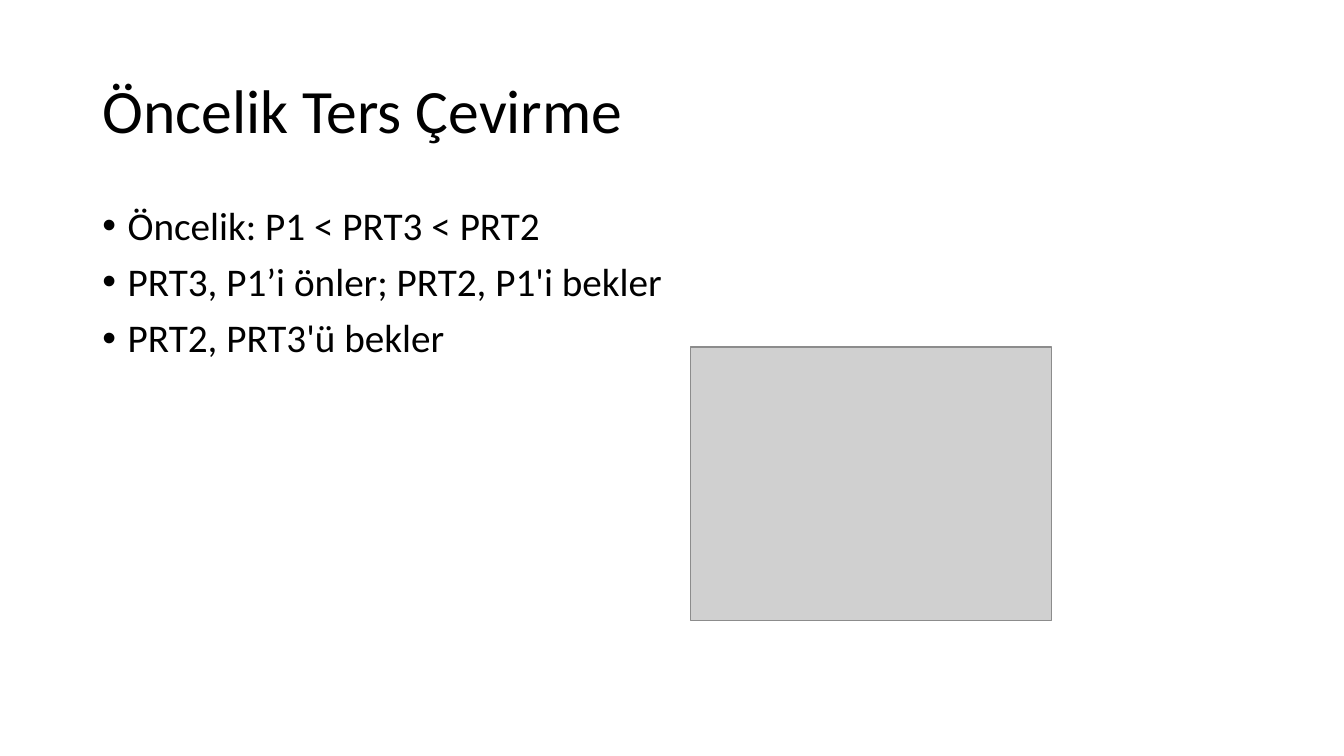
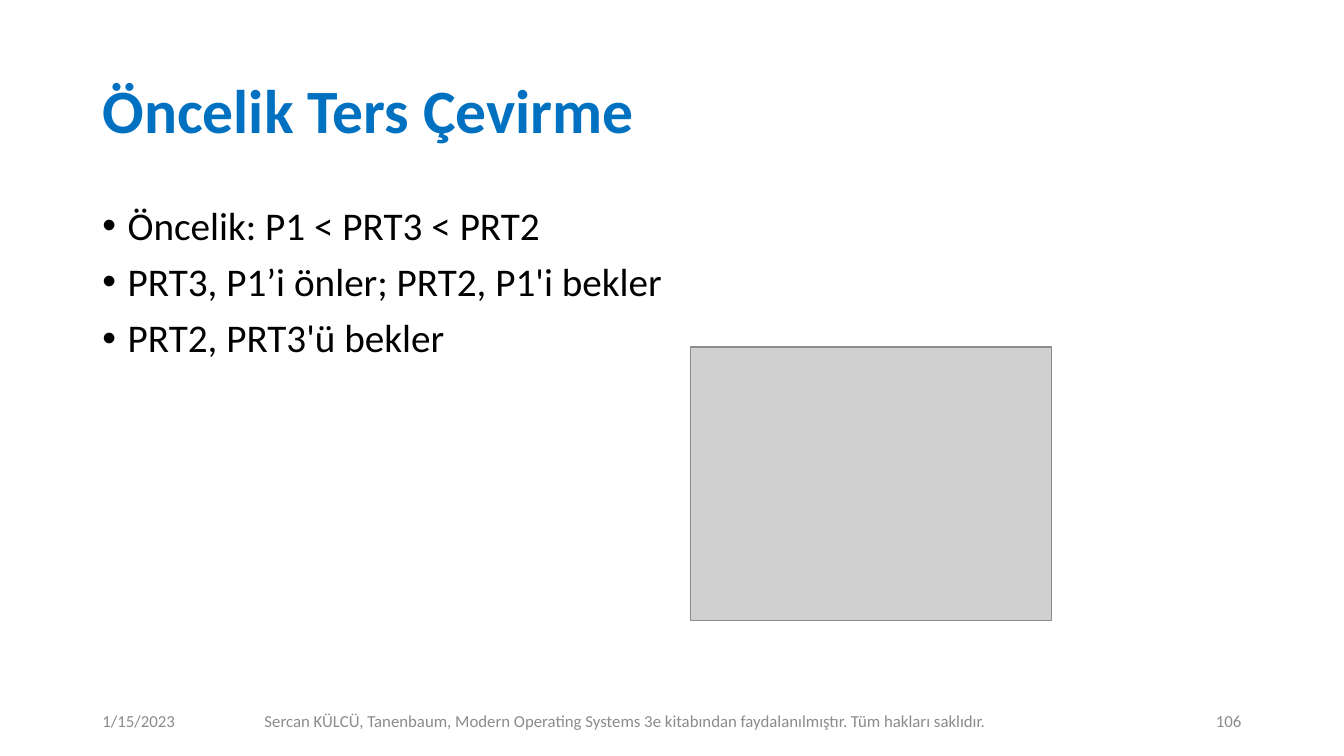
Before and after one commit to sercankulcu/sercankulcu.github.io, a slide deck: slide 106 of files/os/2_Bolum_2_Surecler.pptx. Drawn at 1344x756 pixels with LibreOffice and Linux fonts; fonts in the diff are those of the drawing; grey boxes stand for pictures. Boxes give left, top, right and bottom in pixels: in the first picture for what was removed or moved away, otherwise in the second. Text is boxed around its words. In the diff, an @@ line names an element or a change of style, - is before the commit and + after.

```diff
--- a/files/os/2_Bolum_2_Surecler.pptx
+++ b/files/os/2_Bolum_2_Surecler.pptx
@@ title "Öncelik Ters Çevirme" at (x1=102, y1=83, x2=633, y2=144): text colour #000000 to #0070C0, bold on @@
@@ text added at (x1=102, y1=715, x2=174, y2=728), 12 pt, text #8C8C8C @@
+1/15/2023
@@ text added at (x1=264, y1=714, x2=985, y2=730), 12 pt, text #8C8C8C @@
+Sercan KÜLCÜ, Tanenbaum, Modern Operating Systems 3e kitabından faydalanılmıştır. Tüm hakları saklıdır.
@@ page number added at (x1=1216, y1=716, x2=1241, y2=727), 12 pt, text #8C8C8C @@
+106
```
Also in this commit, not shown: 104 other slides changed, 4 slides added, 4 slides removed, 5 other files.
